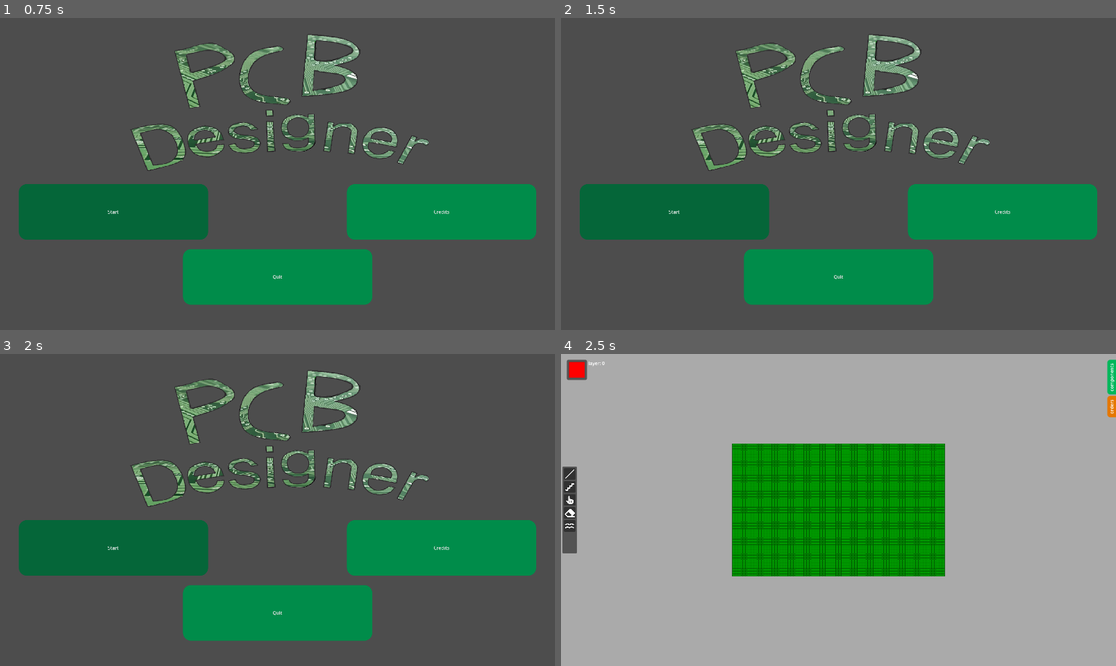
Above: before the commit, frames 1-4 (two rows, left to right).
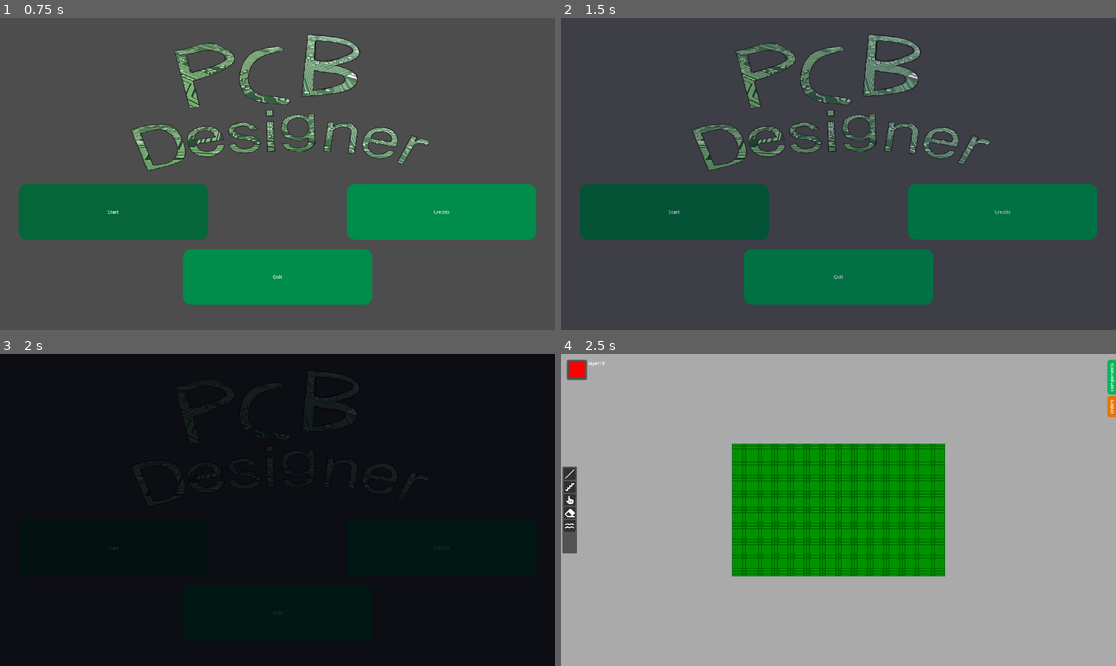
Above: after the commit, the same moments.

Repository: kankern69-max/game-godot
Game: Godot game, scene res://ui/main_menu.tscn
Same seed, same stepped clock (60 frames per second), same inputs: the game is played once before the commit and once after it.
Inputs (mouse positions are in pixels of both pictures, inside the frame that each line leads up to):
- Up to frame 1 (0.75 s): click "Start" at 0.5 s
- Up to frame 2 (1.5 s): click "Start" at 1.25 s
- Up to frame 3 (2 s): no input
- Up to frame 4 (2.5 s): tap Enter at 2 s; move the mouse to (960, 494) at 2.02 s; hold Right from 2.03 s (still down); tap Alt at 2.1 s; click (960, 494) at 2.17 s

Frame 1 is identical in both runs. In frame 2, 15% of the frame differs, in the area x 19-97%, y 5-92%; in frame 3, 100%, in the area x 0-100%, y 0-100%; in frame 4, nothing differs.
Error before the commit: Cannot call method 'change_scene_to_file' on a null value. (res://ui/scripts/main_menu.gd:6)
Error after the commit: Cannot call method 'change_scene_to_file' on a null value. (res://ui/scripts/main_menu.gd:14)

Commit message:
Made a fade out to the play button

Diff:
--- a/pcd-desinger-v-1/ui/main_menu.tscn
+++ b/pcd-desinger-v-1/ui/main_menu.tscn
@@ -62,6 +62,43 @@
 corner_radius_bottom_left = 28
 expand_margin_left = 100.0
 expand_margin_right = 100.0
+
+[sub_resource type="Animation" id="Animation_rmr83"]
+length = 0.001
+tracks/0/type = "value"
+tracks/0/imported = false
+tracks/0/enabled = true
+tracks/0/path = NodePath("ColorRect:modulate")
+tracks/0/interp = 1
+tracks/0/loop_wrap = true
+tracks/0/keys = {
+"times": PackedFloat32Array(0),
+"transitions": PackedFloat32Array(1),
+"update": 0,
+"values": [Color(1, 1, 1, 0)]
+}
+
+[sub_resource type="Animation" id="Animation_wk0pr"]
+resource_name = "fade_out"
+length = 1.5
+tracks/0/type = "value"
+tracks/0/imported = false
+tracks/0/enabled = true
+tracks/0/path = NodePath("ColorRect:modulate")
+tracks/0/interp = 1
+tracks/0/loop_wrap = true
+tracks/0/keys = {
+"times": PackedFloat32Array(0, 1.5),
+"transitions": PackedFloat32Array(3.3635783, 1),
+"update": 0,
+"values": [Color(1, 1, 1, 0), Color(0, 0, 0, 1)]
+}
+
+[sub_resource type="AnimationLibrary" id="AnimationLibrary_rmr83"]
+_data = {
+&"RESET": SubResource("Animation_rmr83"),
+&"fade_out": SubResource("Animation_wk0pr")
+}
 
 [node name="Main Menu" type="Control" unique_id=1019774288]
 layout_mode = 3
@@ -145,6 +182,20 @@
 scale = Vector2(1.2906717, 0.99655145)
 texture = ExtResource("3_wk0pr")
 
+[node name="AnimationPlayer" type="AnimationPlayer" parent="." unique_id=1325700215]
+libraries/ = SubResource("AnimationLibrary_rmr83")
+
+[node name="ColorRect" type="ColorRect" parent="." unique_id=1377454498]
+modulate = Color(1, 1, 1, 0)
+layout_mode = 1
+anchors_preset = 15
+anchor_right = 1.0
+anchor_bottom = 1.0
+grow_horizontal = 2
+grow_vertical = 2
+mouse_filter = 2
+color = Color(0, 0, 0.19607843, 1)
+
 [connection signal="pressed" from="Start" to="." method="_on_start_pressed"]
 [connection signal="pressed" from="Quit" to="." method="_on_quit_pressed"]
 [connection signal="pressed" from="Credits" to="." method="_on_credits_pressed"]
--- a/pcd-desinger-v-1/ui/scripts/main_menu.gd
+++ b/pcd-desinger-v-1/ui/scripts/main_menu.gd
@@ -1,8 +1,16 @@
 extends Control
 
 func _on_start_pressed():
+	# Speel het geluidje af
 	$Klikkerdeklik.play()
-	await $Klikkerdeklik.finished
+
+	# Speel de fade animatie af
+	$AnimationPlayer.play("fade_out")
+
+	# Wacht ALLEEN tot de animatie helemaal klaar is
+	await $AnimationPlayer.animation_finished
+
+	# Wissel direct naar de game
 	get_tree().change_scene_to_file("res://game.tscn")
 
 func _on_credits_pressed():
